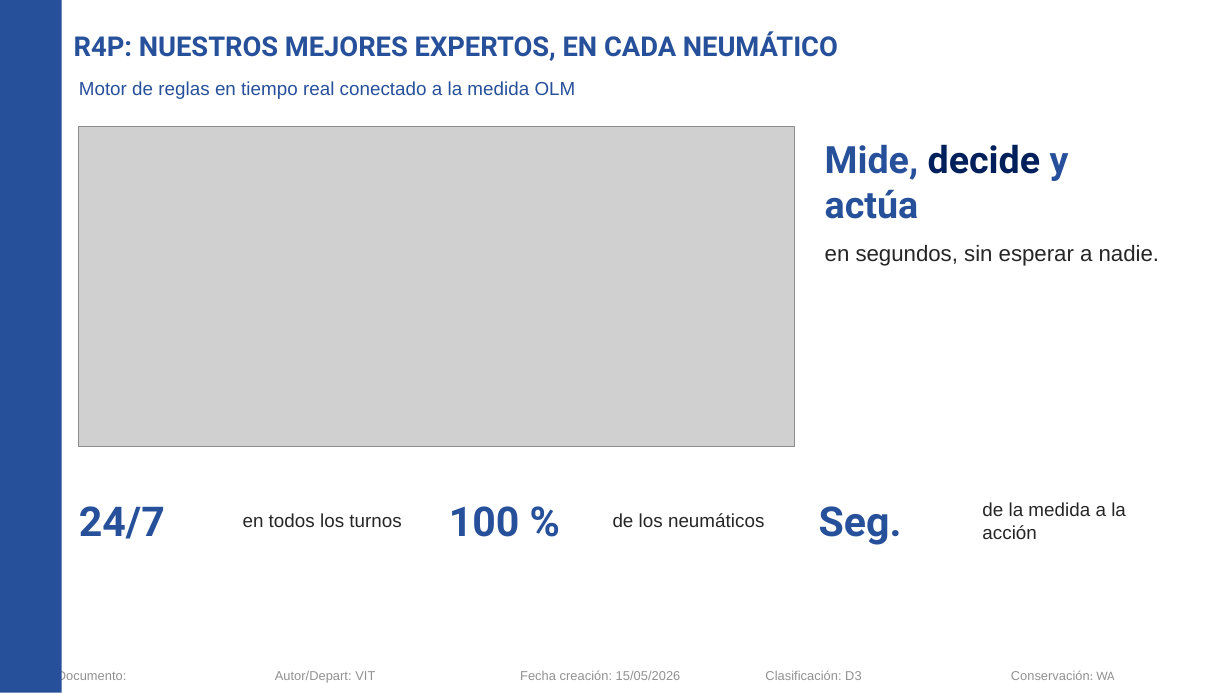
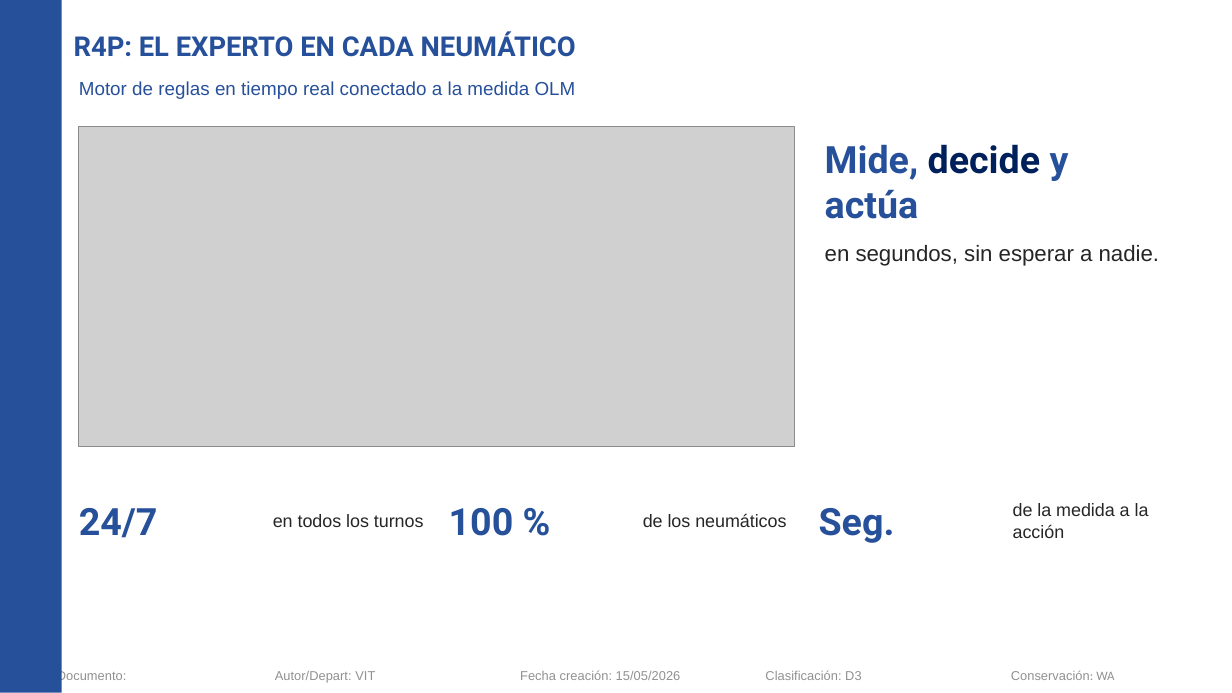
Before and after one commit to Asierenux/blank-app, a slide deck: slide 12 of presentaciones/Michelin_Hyundai_Fabricacion_Digital_ES.pptx (slide 14 before the commit). Drawn at 1232x693 pixels with LibreOffice and Linux fonts; fonts in the diff are those of the drawing; grey boxes stand for pictures; background and template pictures are left out. Boxes give left, top, right and bottom in pixels: in the first picture for what was removed or moved away, otherwise in the second. Text is boxed around its words. In the diff, an @@ line names an element or a change of style, - is before the commit and + after.

```diff
--- a/presentaciones/Michelin_Hyundai_Fabricacion_Digital_ES.pptx
+++ b/presentaciones/Michelin_Hyundai_Fabricacion_Digital_ES.pptx
@@ title at [74, 31, 576, 57]: text changed @@
-R4P: NUESTROS MEJORES EXPERTOS, EN CADA NEUMÁTICO
+R4P: EL EXPERTO EN CADA NEUMÁTICO
@@ text "en todos los turnos": place and size @@
-text "en todos los turnos" at [243, 513, 401, 527]
+text "en todos los turnos" at [273, 514, 424, 527]
@@ size 24 to 22 pt in 3 elements at [819, 508, 895, 543], [79, 508, 158, 538], [449, 508, 514, 536] @@
@@ text "de los neumáticos": place and size @@
-text "de los neumáticos" at [613, 513, 764, 527]
+text "de los neumáticos" at [643, 513, 786, 527]
@@ size 11 to 10.5 pt in 3 elements at [643, 513, 786, 527], [273, 514, 424, 527], [1013, 503, 1149, 538] @@
@@ text "de la medida a la ...": place and size @@
-text "de la medida a la ..." at [982, 502, 1126, 539]
+text "de la medida a la ..." at [1013, 503, 1149, 538]
```
Also in this commit, not shown: 5 other slides changed, 2 slides removed.
